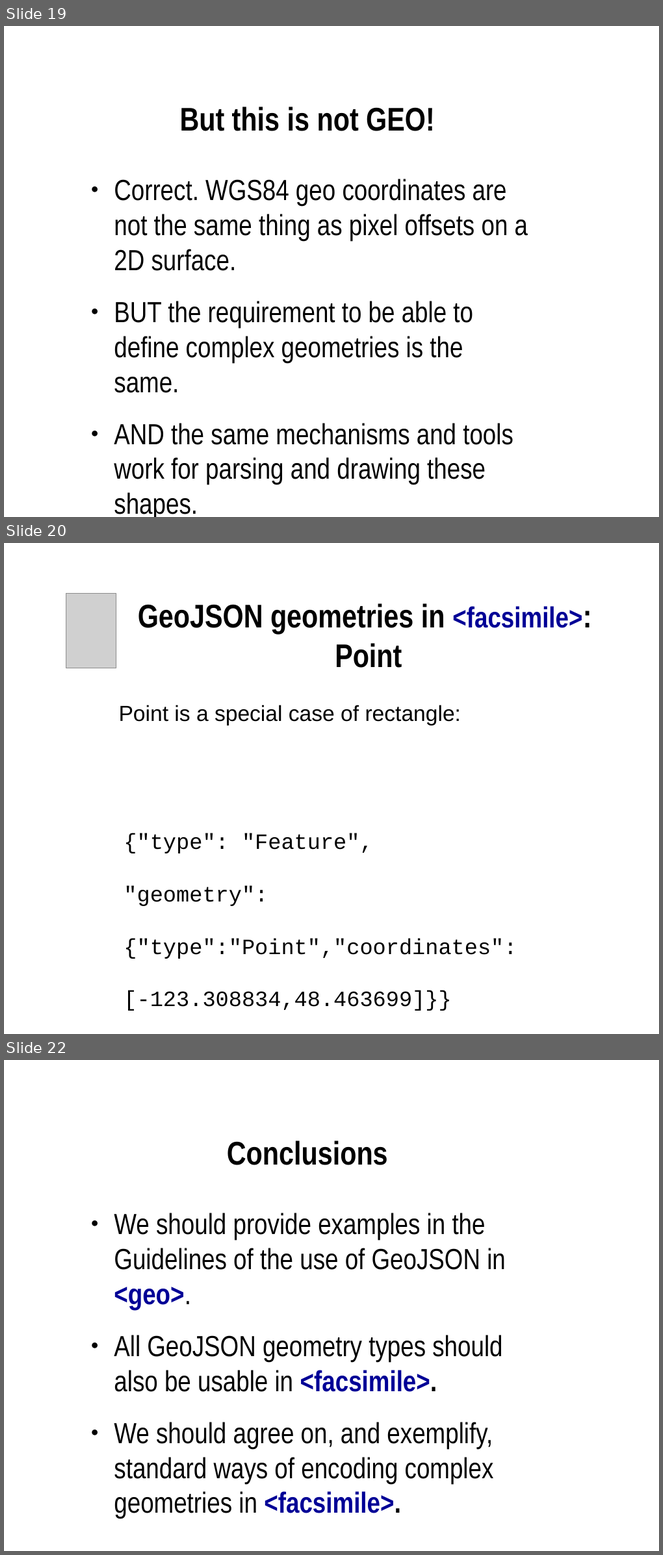
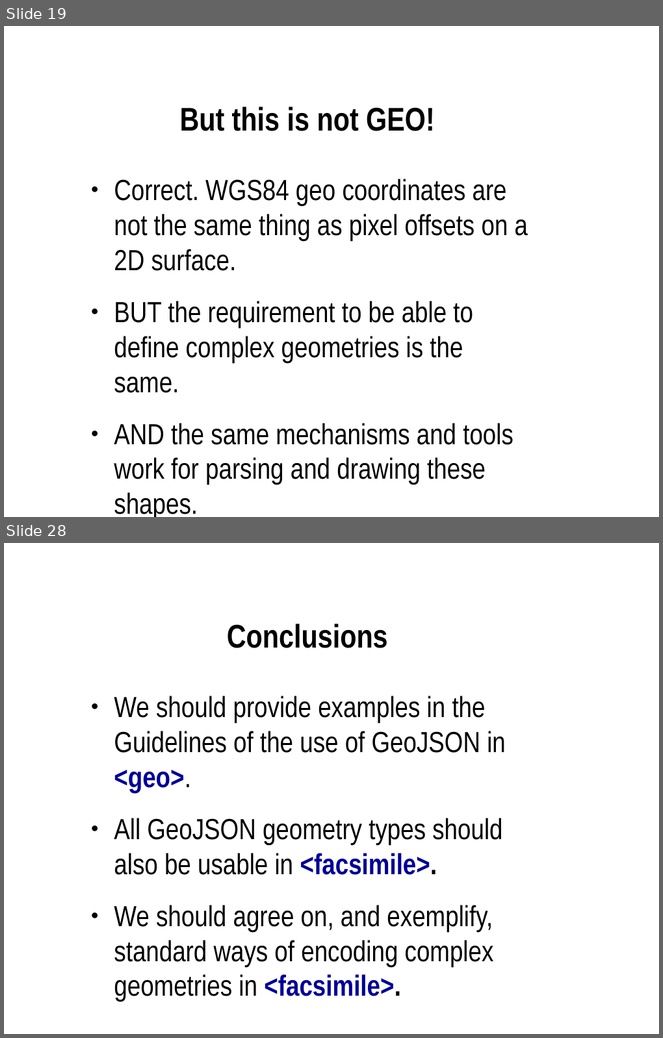
Before and after one commit to martindholmes/BreezeMap, a slide deck: presentations/geo_json_tei/geo_json_tei.odp. Shown one above the other, each under a label of ours: slides 19, 20 and 22 before the commit, slides 19 and 28 after it; the slides between them are not shown. The pictures are 663x1555 and 663x1038 pixels, drawn with LibreOffice and Linux fonts; fonts in the diff are those of the drawing; grey boxes stand for pictures. Boxes give left, top, right and bottom in pixels: in the first picture for what was removed or moved away, otherwise in the second. Text is boxed around its words. In the diff, an @@ line names an element or a change of style, - is before the commit and + after.

```diff
--- a/presentations/geo_json_tei/geo_json_tei.odp
+++ b/presentations/geo_json_tei/geo_json_tei.odp
@@ slide 20 removed at (4, 543, 659, 1034), background #FFFFFF @@
@@ picture removed at (66, 594, 116, 668) @@
@@ title removed at (138, 603, 582, 668) @@
-GeoJSON geometries in <facsimile>:
-Point
@@ text removed at (119, 705, 462, 726) @@
-Point is a special case of rectangle:
@@ text removed at (124, 834, 517, 1011) @@
-{"type": "Feature", "geometry":{"type":"Point","coordinates":[-123.308834,48.463699]}}
@@ what was slide 22 is now slide 28 @@
```
Also in this commit, not shown: 7 slides added.
